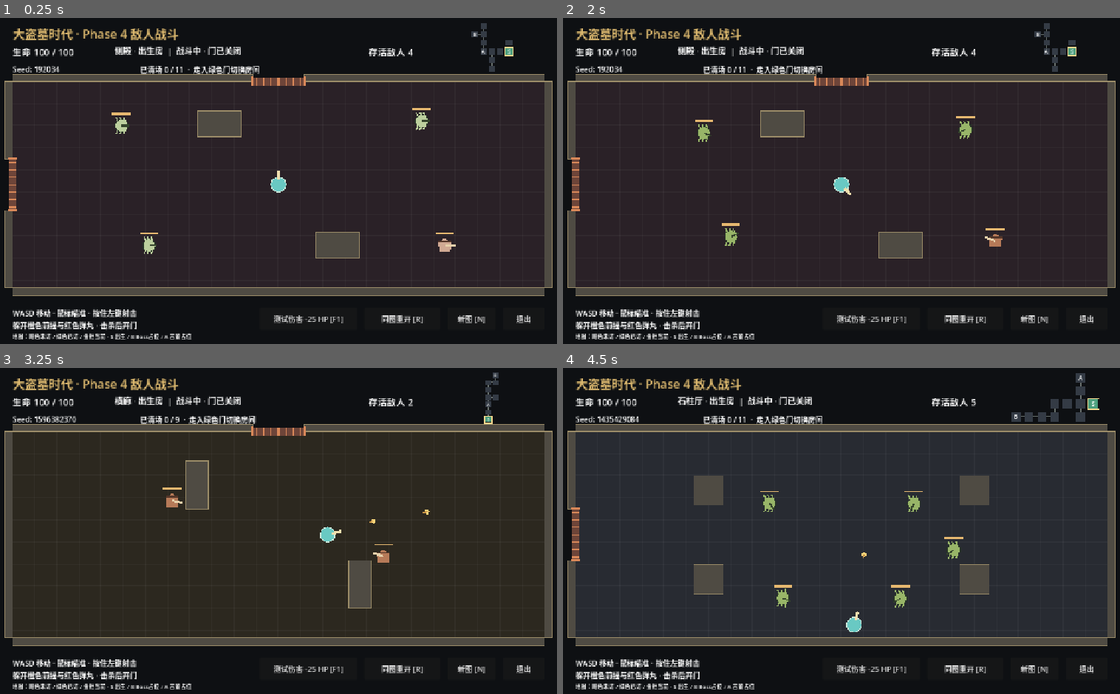
Above: before the commit, frames 1-4 (two rows, left to right).
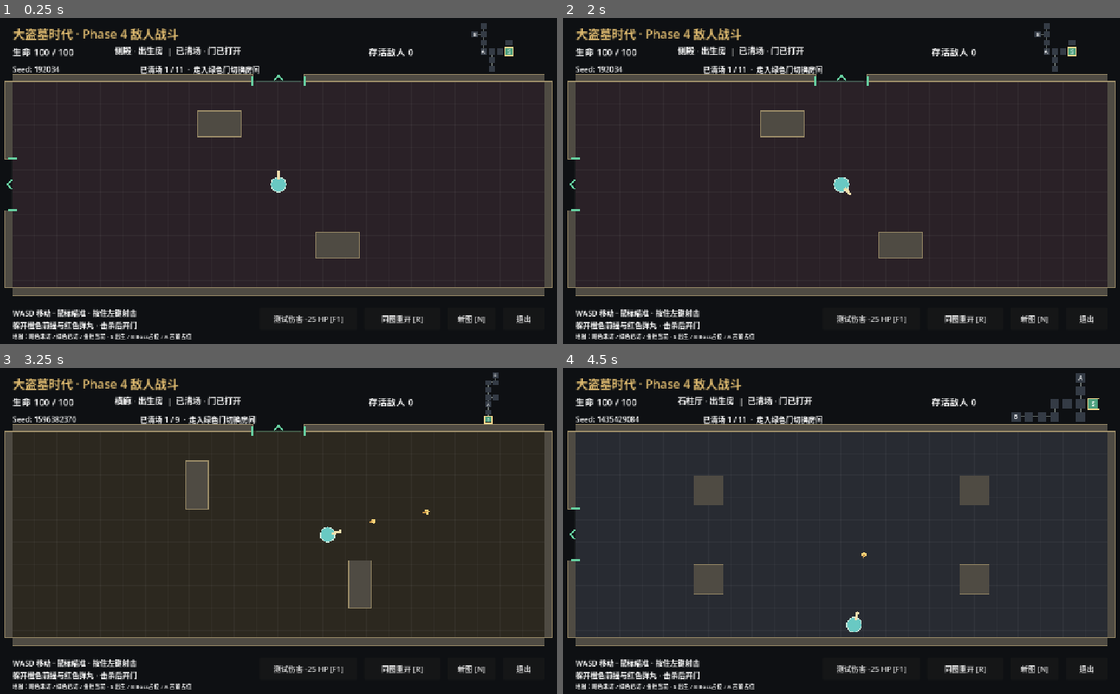
Above: after the commit, the same moments.

Repository: Sggg5/dadaomu
Game: Godot game, scene res://scenes/main/dungeon_test.tscn
Same seed, same stepped clock (60 frames per second), same inputs: the game is played once before the commit and once after it.
Inputs (mouse positions are in pixels of both pictures, inside the frame that each line leads up to):
- Up to frame 1 (0.25 s): no input
- Up to frame 2 (2 s): click "测试伤害 -25 HP [F1]" at 0.5 s; click "同图重开 [R]" at 1.25 s
- Up to frame 3 (3.25 s): click "新图 [N]" at 2 s; move the mouse to (406, 514) at 2.77 s; press the mouse at (406, 514) at 2.78 s; hold D (move_right) from 2.78 s (still down)
- Up to frame 4 (4.5 s): move the mouse to (724, 547) at 3.52 s; release D (move_right) at 3.53 s; release the mouse at (724, 547) at 3.53 s; hold S (move_down) 3.53-4.28 s; tap N (new_dungeon) at 3.6 s; move the mouse to (902, 459) at 4.27 s; press the mouse at (902, 459) at 4.28 s; hold D (move_right) from 4.28 s (still down)

The runs differ from the first frame. In frame 1, 1.0% of the frame differs, in the area x 1-82%, y 8-73%; in frame 2, 1.1%, in the area x 1-80%, y 8-71%; in frame 3, 0.6%; in frame 4, 0.9%.

Commit message:
fix: make START a safe cleared spawn room

Diff:
--- a/scripts/rooms/room.gd
+++ b/scripts/rooms/room.gd
@@ -51,8 +51,9 @@
 		push_error("This room type has no entry policy yet")
 		return
 	room_state.activate()
-	# 古董内容留给 Phase 6；Boss 使用普通敌人组合，真正 Boss 留给 Phase 7。
-	if room_type == RoomDefinition.Type.ANTIQUE:
+	# START 仅复用视觉/障碍，忽略模板刷怪；古董内容留给 Phase 6。
+	# Boss 仍使用普通敌人组合，真正 Boss 留给 Phase 7。
+	if room_type in [RoomDefinition.Type.START, RoomDefinition.Type.ANTIQUE]:
 		_on_all_defeated()
 		return
 	enemy_spawner.spawn(definition)
--- a/tests/phase_3_smoke.gd
+++ b/tests/phase_3_smoke.gd
@@ -194,9 +194,10 @@
 	var original_seed := session.seed_value
 	_capture("start")
 	_check(session.world.current_id == &"START" and _count_players(root) == 1, "Session starts at START with one Player")
+	_check(session.world.current_room.room_state.status == RoomState.Status.CLEARED and session.world.current_room.enemy_spawner.get_remaining() == 0 and not session.world.current_room.enemy_spawner.started and session.world.current_room.doors.values().all(func(door: Door) -> bool: return door.is_open), "START is safe and opens all actual connections immediately")
 	_check(session.world.hud.get_node("Root/Seed").text.contains(str(original_seed)), "HUD shows actual Seed")
 	session.world.apply_test_damage()
-	await _clear_with_projectiles()
+	# START 已自动清场；原有 ACTIVE/锁门/真实弹丸清场断言在下一 COMBAT 执行。
 	var side: int = session.world.layout.rooms[&"START"].neighbors.keys()[0]
 	await _walk(side)
 	_check(session.world.layout.rooms[session.world.current_id].room_type == RoomDefinition.Type.COMBAT, "START leads to generated COMBAT room")
@@ -221,7 +222,7 @@
 	_check(session.world.player.health.current_hp == 100.0 and _count_players(root) == 1, "R restores HP and keeps only one Player")
 	var states_reset: bool = true
 	for room_id in session.world.states:
-		states_reset = states_reset and session.world.states[room_id].status == (RoomState.Status.ACTIVE if room_id == &"START" else RoomState.Status.UNVISITED)
+		states_reset = states_reset and session.world.states[room_id].status == (RoomState.Status.CLEARED if room_id == &"START" else RoomState.Status.UNVISITED)
 	_check(states_reset, "R resets every room state")
 	old_world = session.world
 	_key(KEY_N)
--- a/tests/phase_4_room_checks.gd
+++ b/tests/phase_4_room_checks.gd
@@ -61,7 +61,7 @@
 	return bullet
 
 
-func walk(side: int) -> void:
+func walk(side: int, stop_on_entry: bool = false) -> void:
 	var world := session.world
 	world.player.position = world.current_room.get_entry_position(side)
 	world.player.velocity = Vector2.ZERO
@@ -76,8 +76,11 @@
 			var enemies := world.current_room.enemy_spawner.get_children()
 			if not enemies.is_empty():
 				check.call(enemies.all(func(enemy: Enemy) -> bool: return enemy.activation_remaining > 0.0 and enemy.velocity.is_zero_approx()), "Holding movement through a door retains destination entry protection")
+			if stop_on_entry:
+				break
 	Input.action_release(MOVES[side])
-	await frames(12)
+	if not stop_on_entry:
+		await frames(12)
 
 
 func key(code: Key) -> void:
@@ -89,6 +92,16 @@
 
 func run() -> void:
 	session = SESSION.instantiate() as DungeonSession
+	# 有限选择首个相邻房为混合 COMBAT 的 Seed，保持真实生成和过门链。
+	var found: bool = false
+	for candidate in range(100):
+		var layout := DungeonGenerator.generate(candidate, session.config)
+		var neighbor: DungeonRoom = layout.rooms[layout.rooms[layout.start_id].neighbors.values()[0]]
+		if neighbor.room_type == RoomDefinition.Type.COMBAT and neighbor.definition.room_id == &"east":
+			session.seed_value = candidate
+			found = true
+			break
+	check.call(found, "Bounded Seed search finds adjacent mixed COMBAT")
 	tree.root.add_child(session)
 	tree.current_scene = session
 	await frames(3)
@@ -105,6 +118,12 @@
 		check.call(is_equal_approx(template.entry_grace_time, 0.35), "Template uses 0.35 second grace: " + str(template.room_id))
 		check.call(safe, "Every spawn stays 180 pixels away from all entrances: " + str(template.room_id))
 	var world := session.world
+	check.call(world.current_id == &"START" and world.current_room.room_state.status == RoomState.Status.CLEARED and world.current_room.enemy_spawner.get_remaining() == 0 and world.current_room.enemy_spawner.get_child_count() == 0, "Initial START is CLEARED with zero enemies")
+	check.call(not world.current_room.definition.spawns.is_empty() and not world.current_room.enemy_spawner.started and world.current_room.doors.values().all(func(door: Door) -> bool: return door.is_open), "START ignores populated template spawns and opens actual doors")
+	var start_side: int = world.layout.rooms[world.current_id].neighbors.keys()[0]
+	await walk(start_side, true)
+	check.call(world.current_room.room_type == RoomDefinition.Type.COMBAT and world.current_room.enemy_spawner.get_remaining() > 0 and is_equal_approx(world.current_room.definition.entry_grace_time, 0.35), "Real Door leads from safe START into COMBAT with 0.35 second grace")
+	var mixed_id := world.current_id
 	var room := world.current_room
 	var scarabs: Array[ScarabEnemy] = []
 	var gunner: BanditShooter
@@ -173,12 +192,16 @@
 		enemy.take_damage(1000.0)
 	await frames(14)
 	await walk(Door.opposite(side))
-	check.call(world.current_id == &"START" and world.current_room.room_state.status == RoomState.Status.CLEARED and world.current_room.enemy_spawner.get_child_count() == 0, "Revisit CLEARED never respawns enemies")
+	check.call(world.current_id == mixed_id and world.current_room.room_state.status == RoomState.Status.CLEARED and world.current_room.enemy_spawner.get_child_count() == 0, "Revisit CLEARED never respawns enemies")
+	await walk(Door.opposite(start_side))
+	check.call(world.current_id == &"START" and world.current_room.room_state.status == RoomState.Status.CLEARED and not world.current_room.enemy_spawner.started and world.current_room.enemy_spawner.get_child_count() == 0, "Revisit START stays safe without spawning")
 	var signature := world.layout.signature()
 	key(KEY_R)
 	await frames(5)
 	world = session.world
-	check.call(world.layout.signature() == signature and world.player.health.current_hp == 100.0 and world.current_room.enemy_spawner.get_remaining() > 0, "R preserves Seed and restores enemies and HP")
+	check.call(world.layout.signature() == signature and world.player.health.current_hp == 100.0 and world.current_room.room_state.status == RoomState.Status.CLEARED and world.current_room.enemy_spawner.get_remaining() == 0 and not world.current_room.enemy_spawner.started, "R preserves Seed and restores safe START and HP")
+	await walk(start_side, true)
+	check.call(world.current_room.enemy_spawner.get_remaining() > 0, "R restart still generates combat enemies after leaving START")
 	var deaths := [0]
 	world.player.died.connect(func() -> void: deaths[0] += 1)
 	old_bullet = enemy_bullet(world.current_room, world.player)
@@ -193,4 +216,6 @@
 	key(KEY_N)
 	await frames(5)
 	world = session.world
-	check.call(session.seed_value != previous_seed and world.player.health.current_hp == 100.0 and world.current_room.enemy_spawner.get_remaining() > 0 and count_players(tree.root) == 1, "N creates a different live enemy dungeon safely")
+	check.call(session.seed_value != previous_seed and world.player.health.current_hp == 100.0 and world.current_room.room_state.status == RoomState.Status.CLEARED and world.current_room.enemy_spawner.get_remaining() == 0 and not world.current_room.enemy_spawner.started and world.current_room.doors.values().all(func(door: Door) -> bool: return door.is_open) and count_players(tree.root) == 1, "N creates a different dungeon with safe open START")
+	await walk(world.layout.rooms[world.current_id].neighbors.keys()[0], true)
+	check.call(world.current_room.room_type == RoomDefinition.Type.COMBAT and world.current_room.enemy_spawner.get_remaining() > 0, "New Seed still generates combat enemies beyond safe START")
Not shown, changed: AGENTS.md
Not shown, changed: ARCHITECTURE.md
Not shown, changed: PROJECT_PLAN.md
Not shown, changed: README.md
Not shown, changed: docs/PHASE_4_VERIFICATION.md
